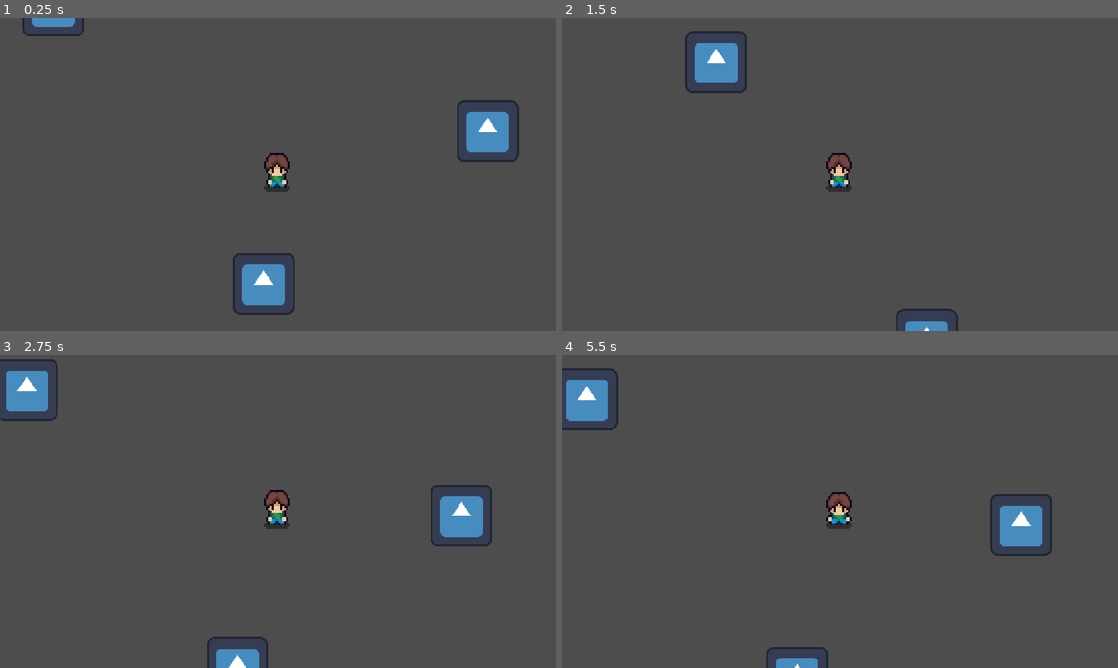
Above: before the commit, frames 1-4 (two rows, left to right).
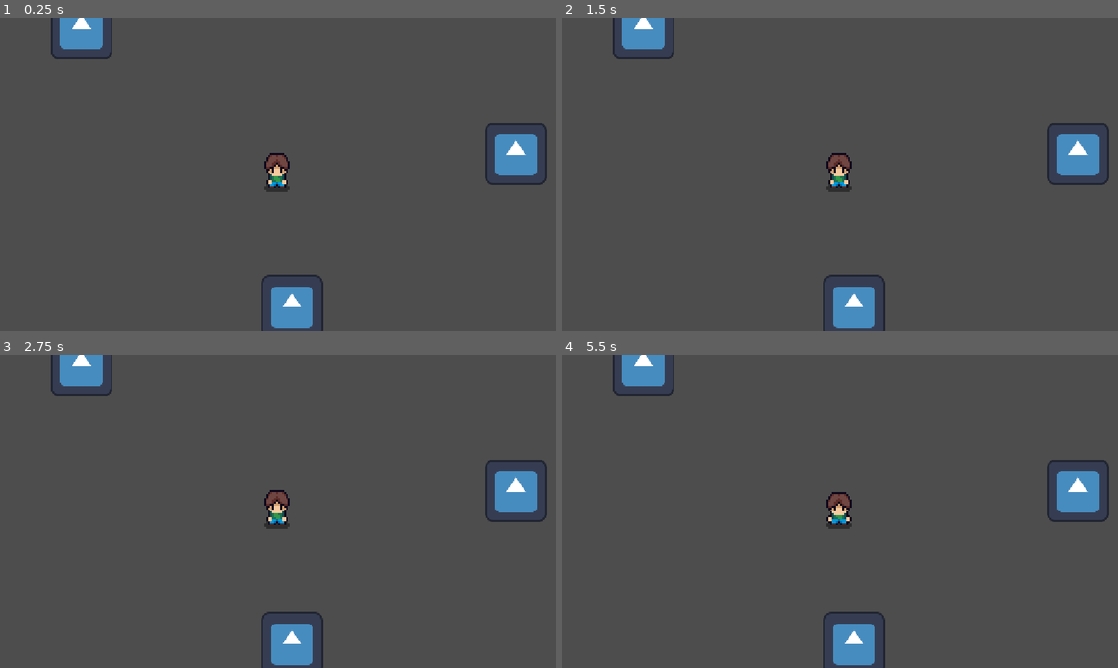
Above: after the commit, the same moments.

Repository: 1ChuckNorris1/BrackeysGameJam2026.2
Game: Godot game, scene res://Scenes/test_scene.tscn
The game is run twice, just before and just after one commit, with the same random seed, the same clock (stepped at 60 frames per second) and the same inputs. This scene is started directly instead of the project's main scene. The engine's default icon, where the game draws it, is replaced by a stand-in: a white triangle on a blue panel in a dark square.
Inputs:
- Up to frame 1 (0.25 s): no input
- Up to frame 2 (1.5 s): hold Right (move_right) 0.53-1.28 s; tap J (attack) at 0.6, 1.35 s; hold S (move_down) from 1.28 s (still down)
- Up to frame 3 (2.75 s): release S (move_down) at 2.03 s; hold Right (move_right) from 2.03 s (still down); tap J (attack) at 2.1 s
- Up to frame 4 (5.5 s): release Right (move_right) at 2.78 s; hold W (move_up) 2.78-3.53 s; tap J (attack) every 0.75 s from 2.85 to 5.1 s; hold A (move_left) 3.53-5.03 s; hold S (move_down) from 5.03 s (still down)

The runs differ from the first frame. In frame 1, 5.1% of the frame differs, in the area x 4-99%, y 0-100%; in frame 2, 4.9%; in frame 3, 6.3%, in the area x 0-99%, y 0-100%; in frame 4, 6.1%.
Error after the commit: Cannot call method 'get_children' on a null value. (res://Scripts/npc.gd:13)

Commit message:
collision shape

Diff:
--- a/brackeys-game-jam-2026.2/Scenes/test_scene.tscn
+++ b/brackeys-game-jam-2026.2/Scenes/test_scene.tscn
@@ -17,9 +17,9 @@
 position = Vector2(-397, -279)
 texture = ExtResource("2_r5l72")
 
-[node name="Npc" parent="." unique_id=348945450 node_paths=PackedStringArray("waypoint_container") instance=ExtResource("2_50ct6")]
+[node name="Npc" parent="." unique_id=348945450 node_paths=PackedStringArray("waypoints") instance=ExtResource("2_50ct6")]
 position = Vector2(10, 24)
-waypoint_container = NodePath("../Waypoints")
+waypoints = [NodePath("../Waypoints/Waypoint1"), NodePath("../Waypoints/Waypoint2"), NodePath("../Waypoints/Waypoint3")]
 
 [node name="Waypoints" type="Node2D" parent="." unique_id=4299661]
 
